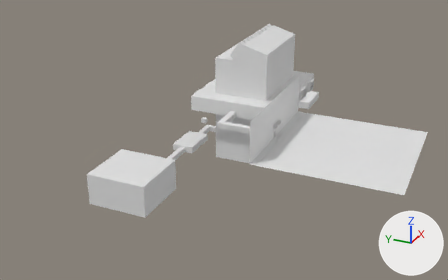
Before and after pictures for a commit that changed the Blender file Blender/berghain-dream.blend.
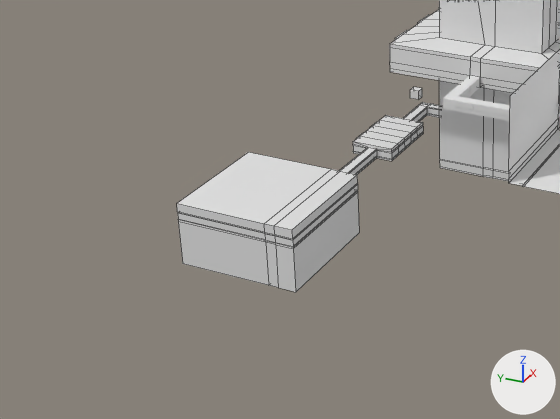
Each version is shown whole from a 50 mm camera at (-533.0, -206.0, 267.0) aimed at (-35.0, 18.0, 18.0), then close up on the part from 0% to 61% of the width and 27% to 100% of the height. Arrows for +X, +Y and +Z are at lower right; the lights stay in place. The close-ups show mesh edges as thin lines.

The first close-up shows 'MEASURING CUBE', 'base.001', 'darkHall', 'entryway', 'outsideGroundStreet', 'outsideSidewalk', 'outsideWall', 'weirdroom'.
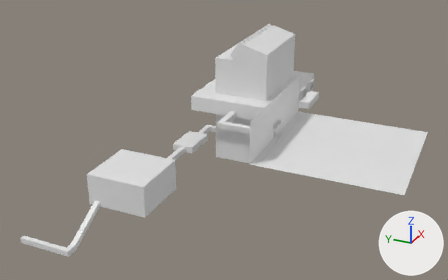
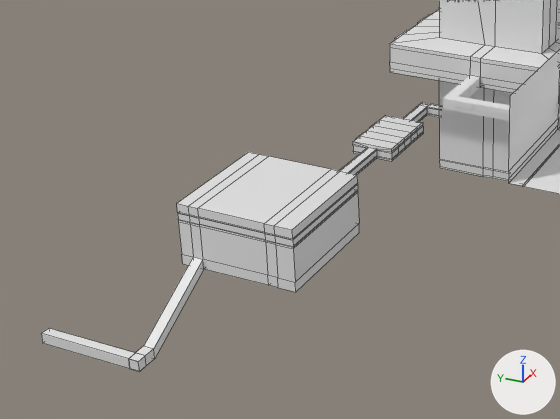
Diff of the bpy script that builds the scene:
```diff
--- a/Blender/berghain-dream.blend.py
+++ b/Blender/berghain-dream.blend.py
@@ me_cube_044 @@
 # used by ob_weirdroom; location = (0.0, 0.0, 0.0)
-me_cube_044.from_pydata(...)  # 64 vertices, 57 faces; spans x -134.7..-77.2, y 48.8..107.3, z -21.4..9.0
+me_cube_044.from_pydata(...)  # 124 vertices, 117 faces; spans x -184.5..-77.2, y 48.8..147.3, z -44.1..9.0
+# me_cube_044 part 1
+# 22 faces are deleted
+# 16 vertices are added at x -184.5..-174.1, y 96.1..147.3, z -44.1..-39.1
+# 16 new vertices lie (0.0, -6.1, 0.0) away from vertices in x -134.7..-77.2, y 107.3, z -21.4..9.0
+# 16 new vertices lie (0.0, 33.6, 0.0) away from vertices in x -134.7..-77.2, y 62.5, z -21.4..9.0
+# 12 new vertices lie (0.0, 0.0, -16.4) away from vertices in x -134.7..-77.2, y 48.8..107.3, z 0.0
+# 82 new faces join them
 me_cube_044.materials.append(mat_material)
@@ ob_measuring_cube @@
 ob_measuring_cube = bpy.data.objects.new('MEASURING CUBE', me_cube_011)
-ob_measuring_cube.location = (34.5, 73.2, 0.0)
+ob_measuring_cube.location = (-182.2, 98.7, -44.1)
 ob_measuring_cube.scale = (2.29, 2.48, 2.45)
```

Changed parts and their boxes [x1, y1, x2, y2] in the close-ups (560 x 419 px):
'weirdroom', reshaped (74% wider, 57% taller)
    before: [177, 152, 359, 292]
    after: [41, 152, 359, 372]
'MEASURING CUBE', moved (not visible afterwards)
    before: [410, 87, 422, 100]
